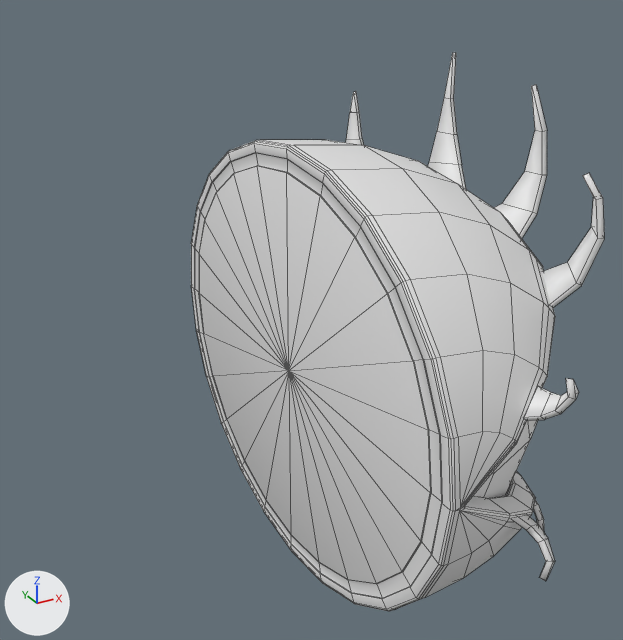
The FBX model Data/Blender/Shaina/FBXs/Target.fbx, before and after one commit.
The view is the same before and after, from a 50 mm lens placed at (-0.497, -0.981, 0.561), pointed at (0.275, 0.422, -0.14). Every picture has the same lights, and +X, +Y and +Z are marked at lower left. Mesh edges are drawn as thin lines. Where no turn or scale is listed for an object, it has been applied to the vertices.

In view in the first picture: 'Target'.
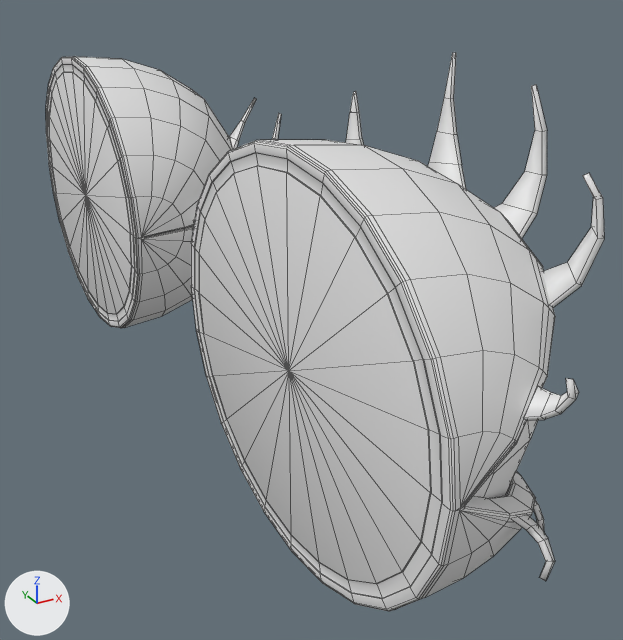
Pixel boxes [x1, y1, x2, y2] of what changed, in the pictures (623 x 640 px):
'Target', reshaped (35% wider)
    before: [191, 53, 605, 611]
    after: [46, 53, 605, 611]
part 1 of me_target_001, added
    after: [272, 113, 281, 140]
part 2 of me_target_001, added
    after: [229, 98, 256, 149]
part 3 of me_target_001, added
    after: [46, 57, 232, 328]

The change, as a list of edits to the scene's bpy script:
```text
Change me_target_001:
    used by ob_target; location = (0.0, 0.0, 0.0)
    remove me_target_001.from_pydata(...)  # 1079 vertices, 1088 faces; spans x 0.006..0.357, y -0.404..0.384, z -0.321..0.407
    add me_target_001.from_pydata(...)  # 2158 vertices, 2176 faces; spans x 0.006..0.517, y -0.404..1.446, z -0.321..0.407
    me_target_001 part 1: the loose piece of 20 vertices spanning x 0.298..0.353, y -0.123..-0.026, z 0.181..0.387 is copied, and the copy is turned 32 degrees about the y axis through its middle, then moved by (0.105, 1.062, -0.203); it spans x 0.354..0.489, y 0.94..1.037, z 0.005..0.168
    me_target_001 part 2: the loose piece of 24 vertices spanning x 0.29..0.356, y 0.013..0.133, z 0.171..0.407 is copied, and the copy is turned 32 degrees about the y axis through its middle, then moved by (0.107, 1.062, -0.202); it spans x 0.343..0.517, y 1.075..1.195, z 0.001..0.175
    me_target_001 part 3: a new loose piece of 774 vertices spanning x 0.006..0.385, y 0.682..1.443, z -0.321..0.321
```
